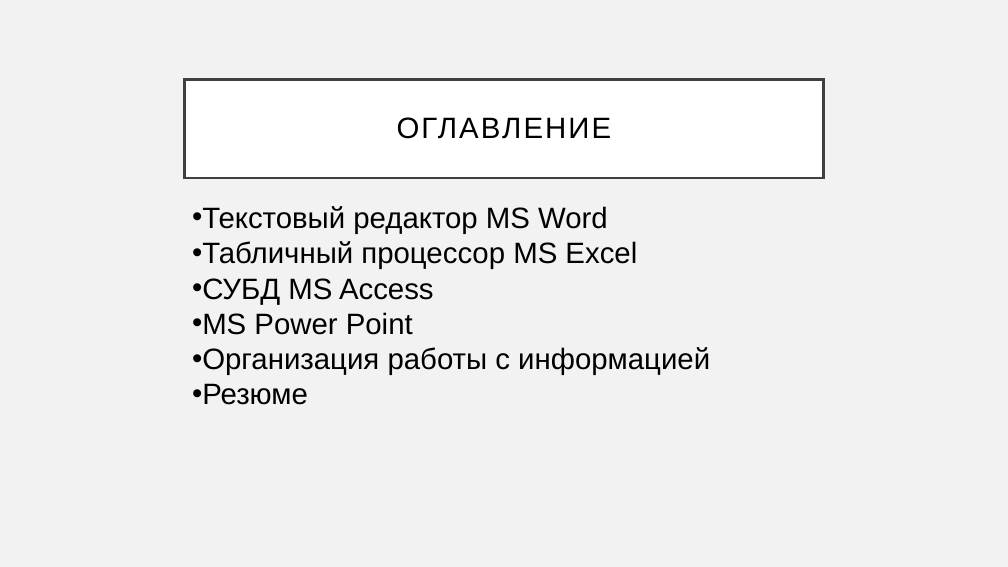
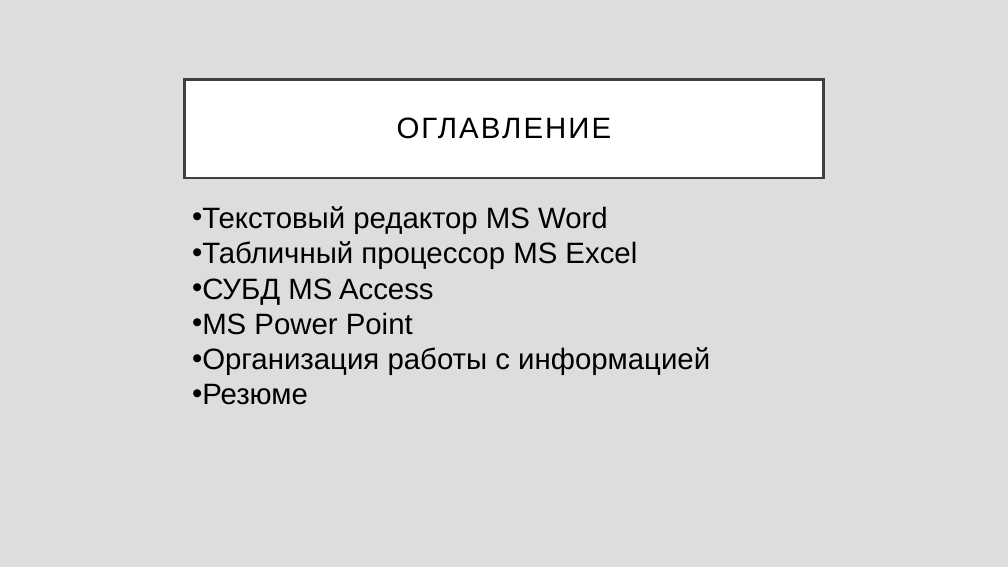
Before and after one commit to Hacker979/prac-27, a slide deck: slide 2 of Microsoft office.pptx. Drawn at 1008x567 pixels with LibreOffice and Linux fonts; fonts in the diff are those of the drawing. Boxes give left, top, right and bottom in pixels: in the first picture for what was removed or moved away, otherwise in the second. Text is boxed around its words. In the diff, an @@ line names an element or a change of style, - is before the commit and + after.

```diff
--- a/Microsoft office.pptx
+++ b/Microsoft office.pptx
@@ background #F2F2F2 to #DDDDDD @@
```
